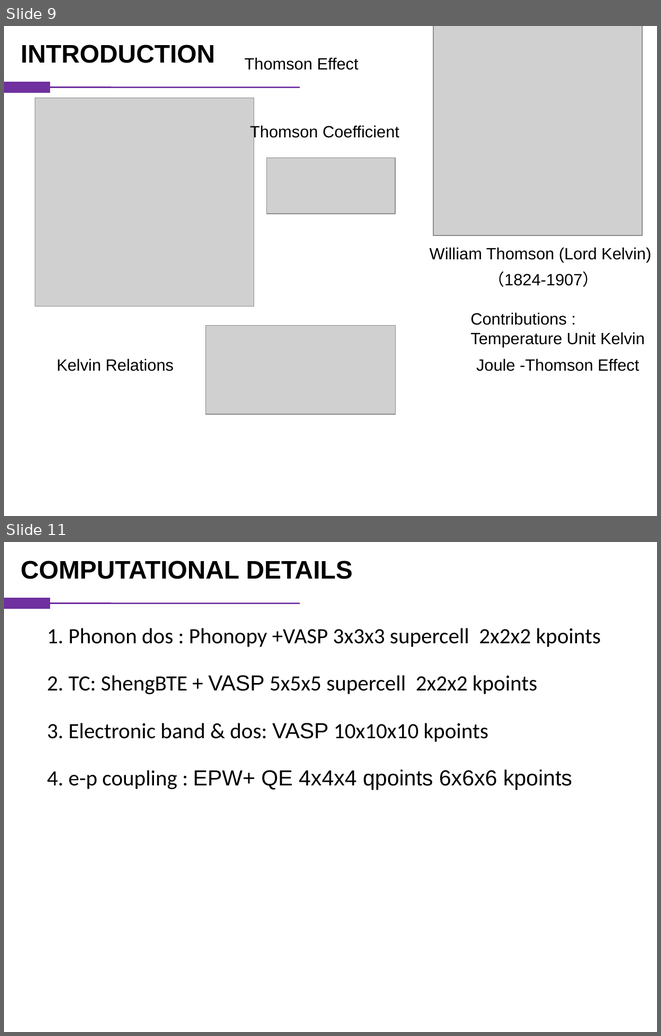
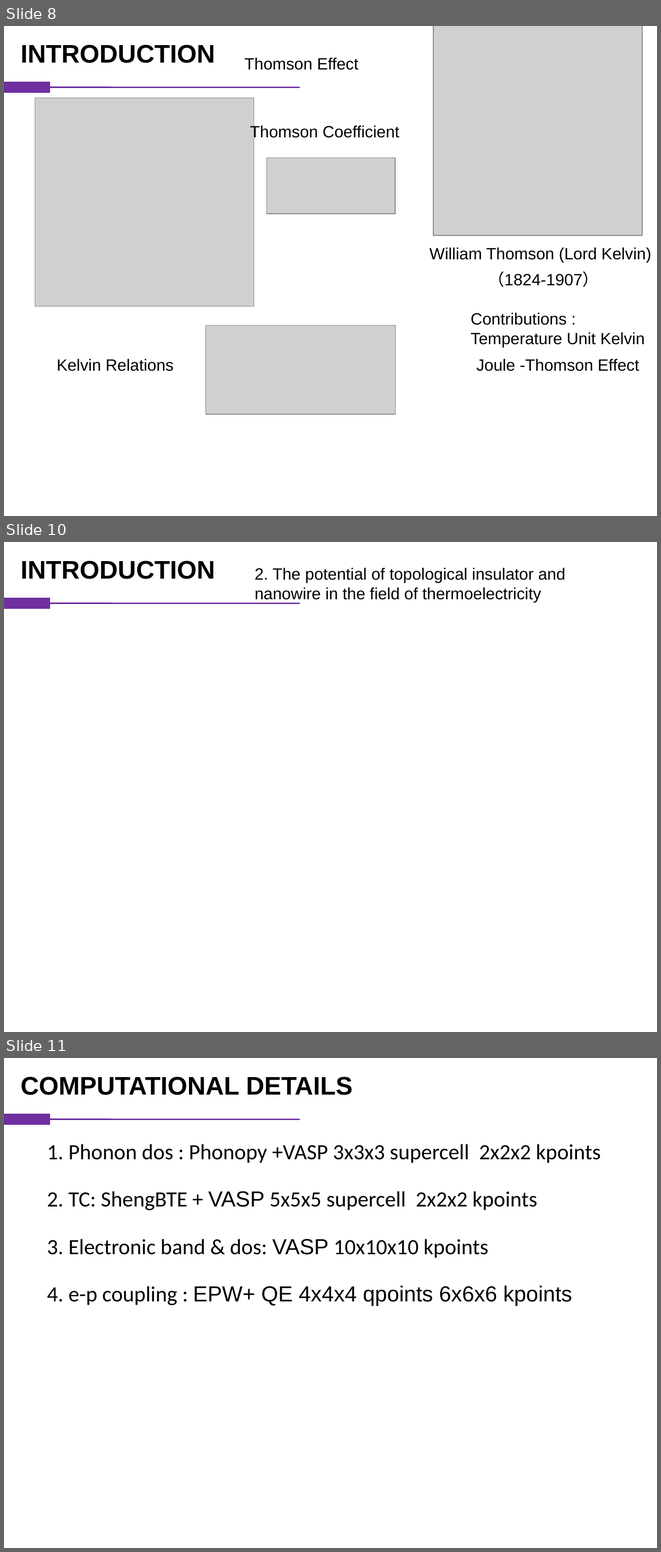
Before and after one commit to vanceeasleaf/paper_bi4i4, a slide deck: bi4i4.pptx. Shown one above the other, each under a label of ours: slides 9 and 11 before the commit, slides 8, 10 and 11 after it; the slides between them are not shown. The pictures are 661x1036 and 661x1552 pixels, drawn with LibreOffice and Linux fonts; fonts in the diff are those of the drawing; grey boxes stand for pictures. Boxes give left, top, right and bottom in pixels: in the first picture for what was removed or moved away, otherwise in the second. Text is boxed around its words. In the diff, an @@ line names an element or a change of style, - is before the commit and + after.

```diff
--- a/bi4i4.pptx
+++ b/bi4i4.pptx
@@ slide 10 added at [4,542,657,1032], background #FFFFFF @@
@@ text added at [20,561,215,579], 28 pt, text #000000, bold @@
+INTRODUCTION
@@ text added at [255,567,565,602], 18 pt, text #000000 @@
+2. The potential of topological insulator and nanowire in the field of thermoelectricity
@@ rectangle added at [4,598,50,609], fill #7030A0, outline #7030A0 0.75 pt @@
@@ line added from (300, 603) to (50, 603), #7030A0 1.5 pt @@
@@ what was slide 9 is now slide 8 @@
```
Also in this commit, not shown: 2 slides changed, 1 other slide added, 2 slides removed.
